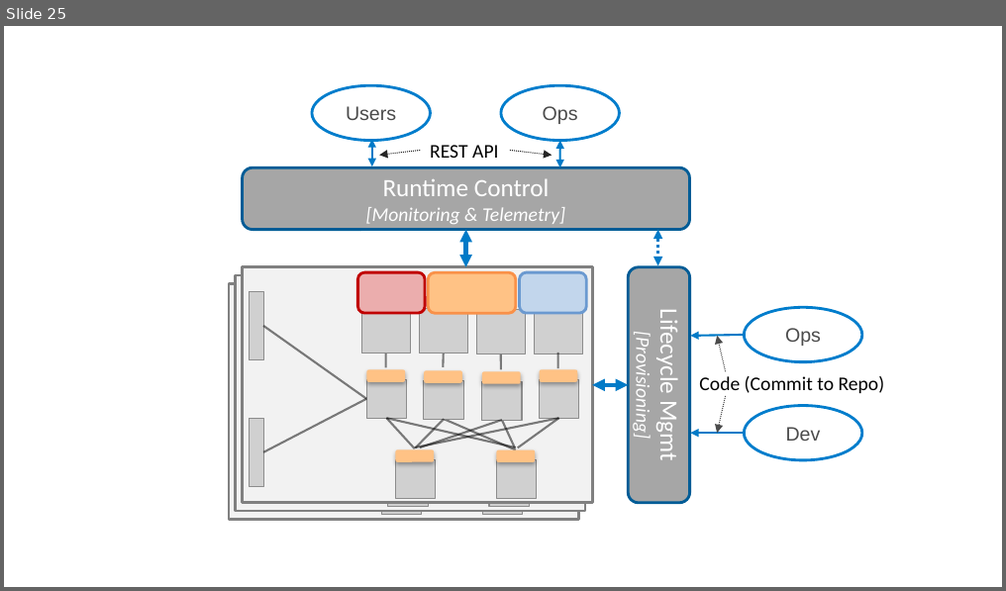
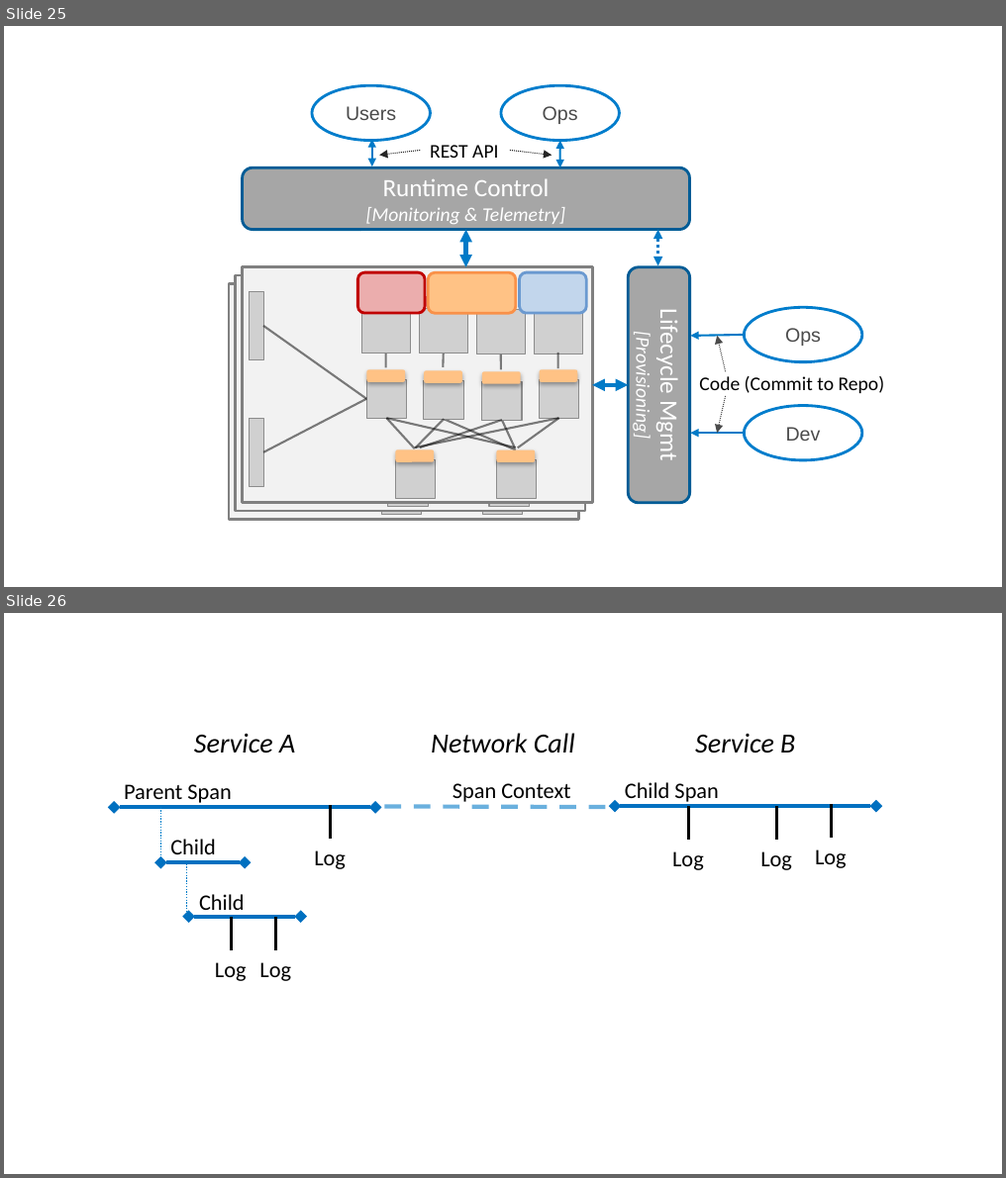
Before and after one commit to SystemsApproach/ops, a slide deck: figures.pptx. Shown one above the other, each under a label of ours: slide 25 before the commit, slides 25 and 26 after it. The pictures are 1006x591 and 1006x1178 pixels, drawn with LibreOffice and Linux fonts; fonts in the diff are those of the drawing; grey boxes stand for pictures. Boxes give left, top, right and bottom in pixels: in the first picture for what was removed or moved away, otherwise in the second. Text is boxed around its words. In the diff, an @@ line names an element or a change of style, - is before the commit and + after.

```diff
--- a/figures.pptx
+++ b/figures.pptx
@@ slide 26 added at (4,613,1002,1174), background #FFFFFF @@
@@ text added at (194,733,295,754), 20 pt, text #000000, italic @@
+Service A
@@ text added at (431,733,575,754), 20 pt, text #000000, italic @@
+Network Call
@@ text added at (695,734,795,754), 20 pt, text #000000, italic @@
+Service B
@@ text added at (124,784,231,803), 16 pt, text #000000 @@
+Parent Span
@@ text added at (452,783,570,802), 16 pt, text #000000 @@
+Span Context
@@ text added at (625,782,718,802), 16 pt, text #000000 @@
+Child Span
@@ double arrow added from (114, 808) to (375, 808), #0070C0 3 pt @@
@@ line added from (160, 808) to (160, 862), #007AC8 1 pt dashed @@
@@ line added from (331, 840) to (331, 806), #000000 2.25 pt @@
@@ line added from (384, 807) to (615, 808), #6AB0DE 3 pt dashed @@
@@ double arrow added from (615, 807) to (876, 807), #0070C0 3 pt @@
@@ line added from (688, 840) to (688, 806), #000000 2.25 pt @@
@@ line added from (776, 840) to (776, 806), #000000 2.25 pt @@
@@ line added from (832, 838) to (832, 805), #000000 2.25 pt @@
@@ text added at (170,839,216,855), 16 pt, text #000000 @@
+Child
@@ text added at (815,850,846,868), 16 pt, text #000000 @@
+Log
@@ double arrow added from (160, 862) to (245, 862), #0070C0 3 pt @@
@@ line added from (186, 861) to (186, 916), #007AC8 1 pt dashed @@
@@ text added at (314,851,346,869), 16 pt, text #000000 @@
+Log
@@ text added at (672,852,704,870), 16 pt, text #000000 @@
+Log
@@ text added at (760,852,792,870), 16 pt, text #000000 @@
+Log
@@ text added at (199,894,245,916), 16 pt, text #000000 @@
+Child
@@ double arrow added from (188, 916) to (300, 916), #0070C0 3 pt @@
@@ line added from (231, 952) to (231, 917), #000000 2.25 pt @@
@@ line added from (276, 952) to (276, 917), #000000 2.25 pt @@
@@ text added at (215,962,247,981), 16 pt, text #000000 @@
+Log
@@ text added at (259,962,291,981), 16 pt, text #000000 @@
+Log
```
Also in this commit, not shown: 3 other files.
